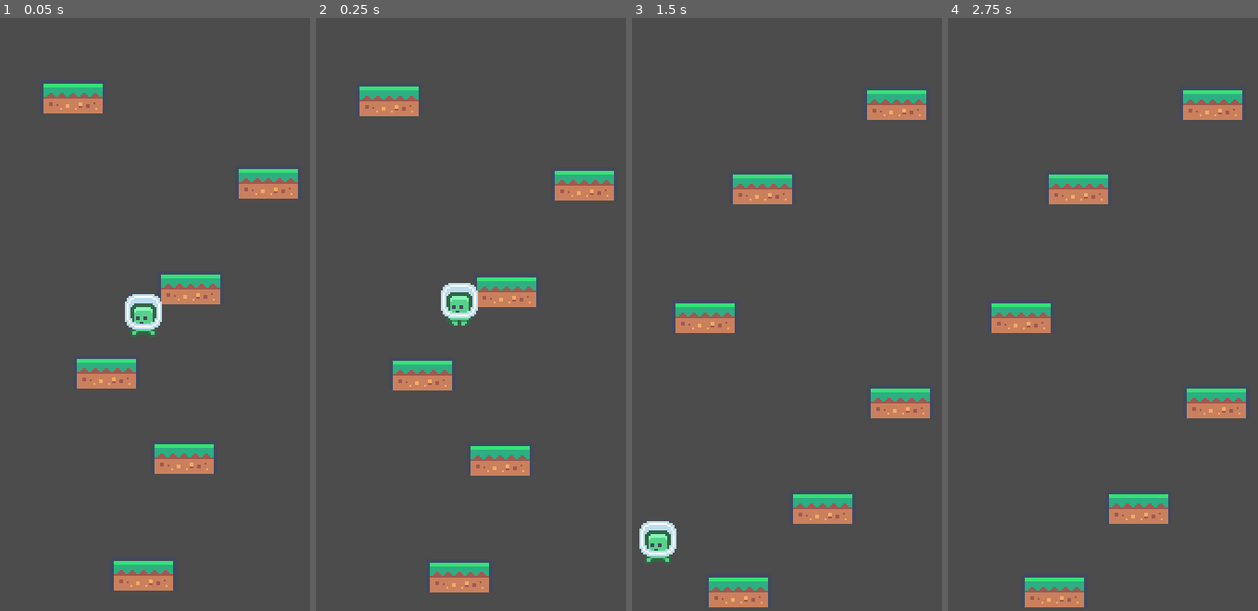
Above: before the commit, frames 1-4 (left to right).
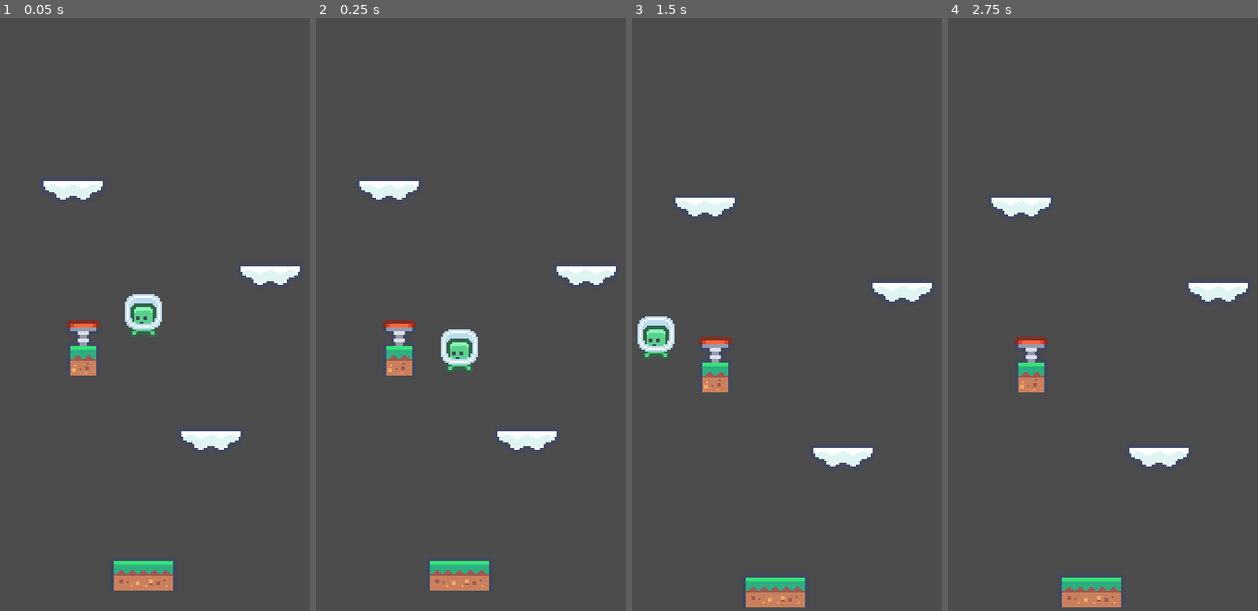
Above: after the commit, the same moments.

Repository: DanielMoorais/Jump-to-the-moon
Game: Godot game, scene res://scenes/doodle_jump.tscn
The game is run twice, just before and just after one commit, with the same random seed, the same clock (stepped at 60 frames per second) and the same inputs.
Inputs:
- Up to frame 1 (0.05 s): no input
- Up to frame 2 (0.25 s): no input
- Up to frame 3 (1.5 s): hold Right (ui_right) 0.53-1.28 s; hold Left (ui_left) from 1.28 s (still down)
- Up to frame 4 (2.75 s): release Left (ui_left) at 2.03 s; hold Right (ui_right) from 2.03 s (still down)

The runs differ from the first frame. In frame 1, 6.6% of the frame differs, in the area x 14-97%, y 11-77%; in frame 2, 8.4%; in frame 3, 9.5%, in the area x 1-97%, y 12-100%; in frame 4, 8.0%.
Error before the commit: Invalid get index 'position' (on base: 'previously freed instance'). (res://scripts/game.gd:24)
Error after the commit: Invalid get index 'position' (on base: 'previously freed instance'). (res://scripts/game.gd:33)

Commit message:
New Platforms

Diff:
--- a/scenes/doodle_jump.tscn
+++ b/scenes/doodle_jump.tscn
@@ -1,19 +1,21 @@
-[gd_scene load_steps=5 format=2]
+[gd_scene load_steps=7 format=2]
 
 [ext_resource path="res://scenes/actors/player1.tscn" type="PackedScene" id=1]
-[ext_resource path="res://scenes/platforms/platform.tscn" type="PackedScene" id=2]
+[ext_resource path="res://scenes/platforms/blockPlatform.tscn" type="PackedScene" id=2]
 [ext_resource path="res://scripts/game.gd" type="Script" id=3]
+[ext_resource path="res://scenes/platforms/cloudPlatform.tscn" type="PackedScene" id=4]
+[ext_resource path="res://scenes/platforms/springPlatform.tscn" type="PackedScene" id=5]
 
 [sub_resource type="RectangleShape2D" id=1]
 extents = Vector2( 90, 6.5 )
 
 [node name="doodle_jump" type="Node2D"]
 script = ExtResource( 3 )
-platformScene = ExtResource( 2 )
+platformScene = [ ExtResource( 2 ), ExtResource( 4 ), ExtResource( 5 ) ]
 
 [node name="platformContainer" type="Node2D" parent="."]
 
-[node name="platform" parent="platformContainer" instance=ExtResource( 2 )]
+[node name="blockPlatform" parent="platformContainer" instance=ExtResource( 2 )]
 position = Vector2( 90, 300 )
 
 [node name="player1" parent="." instance=ExtResource( 1 )]
--- a/scenes/platforms/platform.tscn
+++ b/scenes/platforms/blockPlatform.tscn
@@ -6,17 +6,17 @@
 [sub_resource type="RectangleShape2D" id=1]
 extents = Vector2( 16, 8 )
 
-[node name="platform" type="StaticBody2D"]
+[node name="blockPlatform" type="StaticBody2D"]
 
-[node name="right_block" type="Sprite" parent="."]
+[node name="leftBlock" type="Sprite" parent="."]
+position = Vector2( -9, 0 )
+texture = ExtResource( 2 )
+
+[node name="rightBlock" type="Sprite" parent="."]
 position = Vector2( 9, 0 )
 texture = ExtResource( 1 )
 
-[node name="left_block" type="Sprite" parent="."]
-position = Vector2( -9, 0 )
-texture = ExtResource( 2 )
-
-[node name="CollisionShape2D" type="CollisionShape2D" parent="."]
+[node name="collisionShape2D" type="CollisionShape2D" parent="."]
 position = Vector2( 0, 1 )
 shape = SubResource( 1 )
 one_way_collision = true
--- /dev/null
+++ b/scenes/platforms/cloudPlatform.tscn
@@ -0,0 +1,22 @@
+[gd_scene load_steps=4 format=2]
+
+[ext_resource path="res://assets/tiles/tile_0153.png" type="Texture" id=1]
+[ext_resource path="res://assets/tiles/tile_0155.png" type="Texture" id=2]
+
+[sub_resource type="RectangleShape2D" id=1]
+extents = Vector2( 16, 5 )
+
+[node name="cloudPlatform" type="StaticBody2D"]
+
+[node name="leftCloud" type="Sprite" parent="."]
+position = Vector2( -9, 0 )
+texture = ExtResource( 1 )
+
+[node name="rightCloud" type="Sprite" parent="."]
+position = Vector2( 9, 0 )
+texture = ExtResource( 2 )
+
+[node name="collisionShape2D" type="CollisionShape2D" parent="."]
+position = Vector2( 0, -2 )
+shape = SubResource( 1 )
+one_way_collision = true
--- /dev/null
+++ b/scenes/platforms/springPlatform.tscn
@@ -0,0 +1,32 @@
+[gd_scene load_steps=6 format=2]
+
+[ext_resource path="res://assets/tiles/tile_0020.png" type="Texture" id=1]
+[ext_resource path="res://assets/tiles/tile_0107.png" type="Texture" id=2]
+[ext_resource path="res://assets/tiles/tile_0108.png" type="Texture" id=3]
+
+[sub_resource type="SpriteFrames" id=1]
+animations = [ {
+"frames": [ ExtResource( 2 ), ExtResource( 3 ) ],
+"loop": true,
+"name": "default",
+"speed": 5.0
+} ]
+
+[sub_resource type="RectangleShape2D" id=2]
+extents = Vector2( 7, 8 )
+
+[node name="springPlatform" type="StaticBody2D"]
+
+[node name="centerBlock" type="Sprite" parent="."]
+position = Vector2( 0, 2 )
+texture = ExtResource( 1 )
+
+[node name="animatedSpring" type="AnimatedSprite" parent="."]
+position = Vector2( 0, -14 )
+frames = SubResource( 1 )
+frame = 1
+
+[node name="collisionShape2D" type="CollisionShape2D" parent="."]
+position = Vector2( 0, 3 )
+shape = SubResource( 2 )
+one_way_collision = true
--- a/scripts/game.gd
+++ b/scripts/game.gd
@@ -1,20 +1,29 @@
 extends Node2D
 
 onready var platformContainer := $platformContainer
-onready var platformInicialPositionY = $platformContainer/platform.position.y
+onready var platformInicialPositionY = $platformContainer/blockPlatform.position.y
 onready var camera:=$camera as Camera2D
 onready var player:= $player1 as KinematicBody2D
 
-export (PackedScene) var platformScene
+export (Array, PackedScene) var platformScene
 
 func LevelGenerator(amount):
 	for itens in amount:
+		var newPlatform
+		var newType = randi() % 3
 		platformInicialPositionY -= rand_range(36, 70)
 		var platformPositionX = rand_range(20,160)
-		var newPlatform = platformScene.instance() as StaticBody2D
 
-		newPlatform.position = Vector2(platformPositionX, platformInicialPositionY)
-		platformContainer.call_deferred("add_child",newPlatform)
+		if newType == 0:
+			newPlatform = platformScene[0].instance() as StaticBody2D
+		elif newType == 1:
+			newPlatform = platformScene[1].instance() as StaticBody2D
+		elif newType == 2:
+			newPlatform = platformScene[2].instance() as StaticBody2D
+
+		if newType != 0:
+			newPlatform.position = Vector2(platformPositionX, platformInicialPositionY)
+			platformContainer.call_deferred("add_child",newPlatform)
 
 func _ready() ->void:
 	randomize()
@@ -25,7 +34,6 @@
 		camera.position.y = player.position.y
 
 
-
 func _on_platformCleaner_body_entered(body):
 	body.queue_free()
 	LevelGenerator(1)
